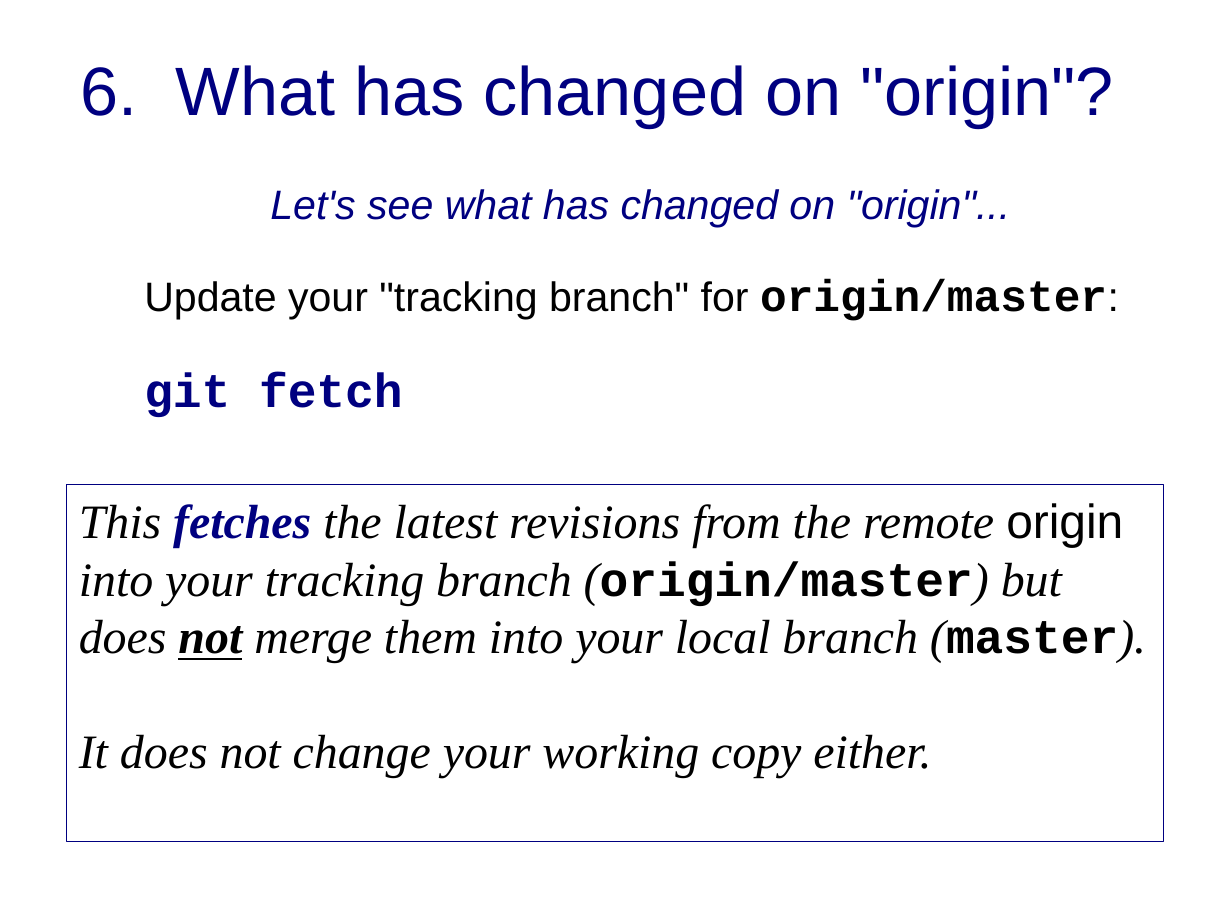
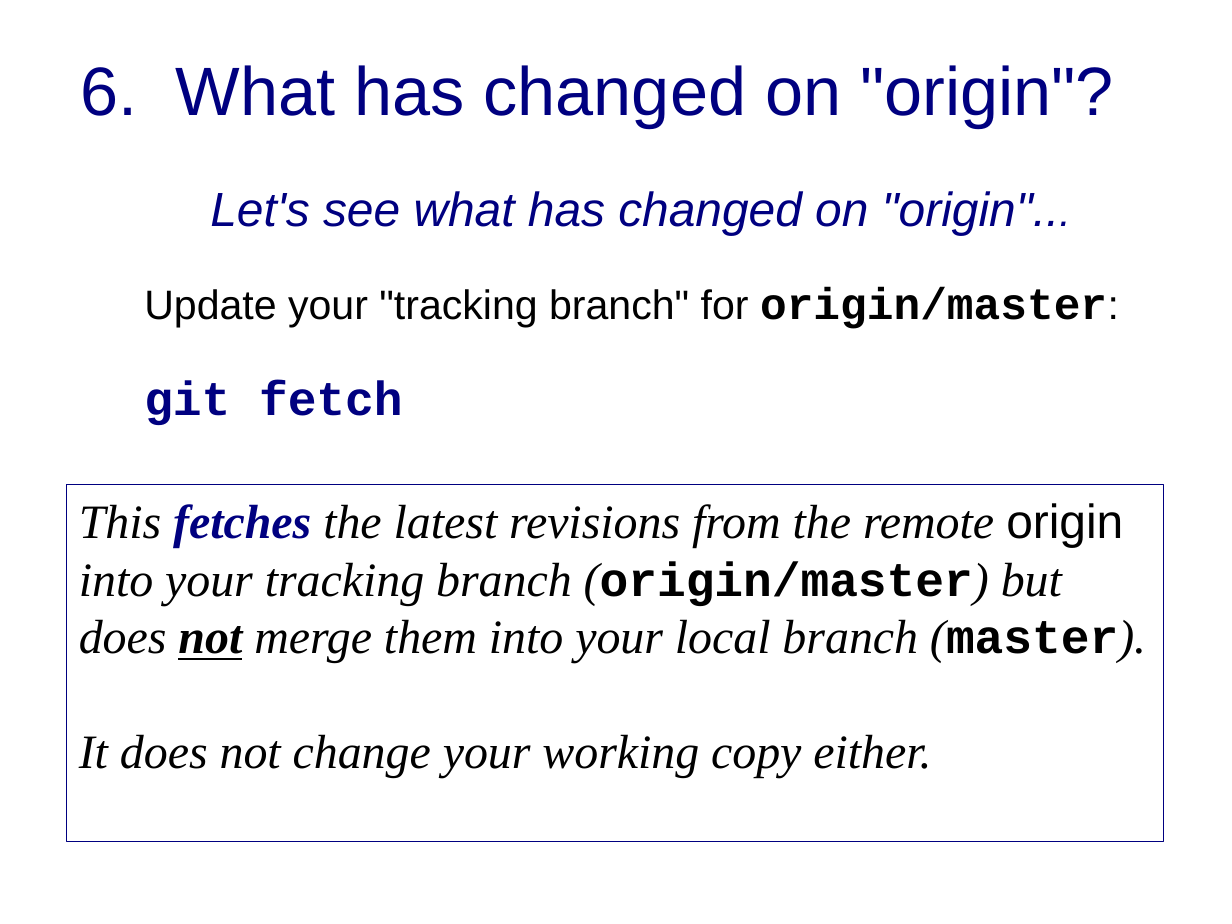
Before and after one commit to cpske/ISP, a slide deck: slide 12 of git/Merge-and-Conflict-Practice.ppt (slide 9 before the commit). Drawn at 1232x924 pixels with LibreOffice and Linux fonts; fonts in the diff are those of the drawing. Boxes give left, top, right and bottom in pixels: in the first picture for what was removed or moved away, otherwise in the second. Text is boxed around its words. In the diff, an @@ line names an element or a change of style, - is before the commit and + after.

```diff
--- a/git/Merge-and-Conflict-Practice.ppt
+++ b/git/Merge-and-Conflict-Practice.ppt
@@ text "Let's see what has changed ..." at (144, 191, 1107, 425): size 24 to 28 pt in "Let's see what has changed on "origin"..." @@
```
Also in this commit, not shown: 6 other slides changed, 3 slides added, 4 other files.
